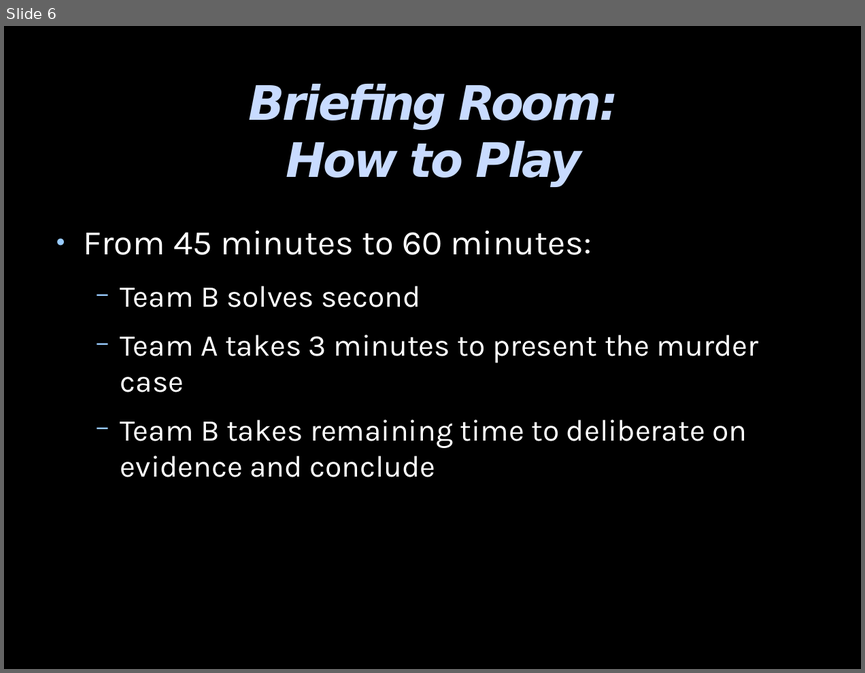
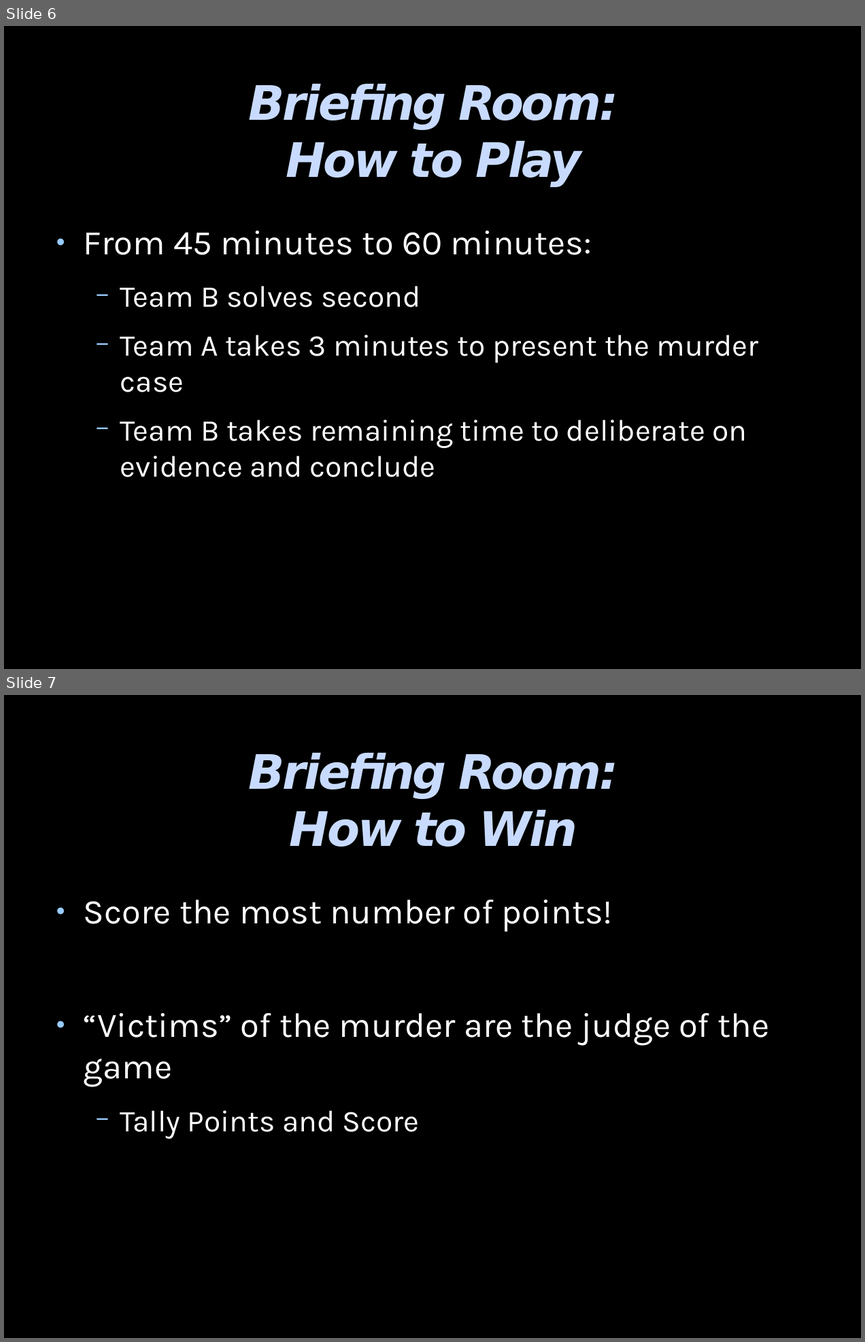
Before and after one commit to theodoreOnzGit/cellResources, a slide deck: iceBreaker/longGames/murderMystery/murderMysteryInstructions.odp. Shown one above the other, each under a label of ours: slide 6 before the commit, slides 6 and 7 after it. The pictures are 865x673 and 865x1342 pixels, drawn with LibreOffice and Linux fonts; fonts in the diff are those of the drawing; background and template pictures are left out. Boxes give left, top, right and bottom in pixels: in the first picture for what was removed or moved away, otherwise in the second. Text is boxed around its words. In the diff, an @@ line names an element or a change of style, - is before the commit and + after.

Commit message:
murder mystery updated

```diff
--- a/iceBreaker/longGames/murderMystery/murderMysteryInstructions.odp
+++ b/iceBreaker/longGames/murderMystery/murderMysteryInstructions.odp
@@ slide 7 added at (4, 695, 861, 1338), background picture (left out) @@
@@ title added at (249, 753, 618, 847), 44 pt, text #C8DBFF, bold, italic @@
+Briefing Room:
+How to Win
@@ text added at (84, 900, 769, 1139), 32 pt, text #FFFFFF @@
+● Score the most number of points!
+● “Victims” of the murder are the judge of the game
+  − Tally Points and Score
```
Also in this commit, not shown: 2 other slides added, 1 slide removed, 6 other files.
